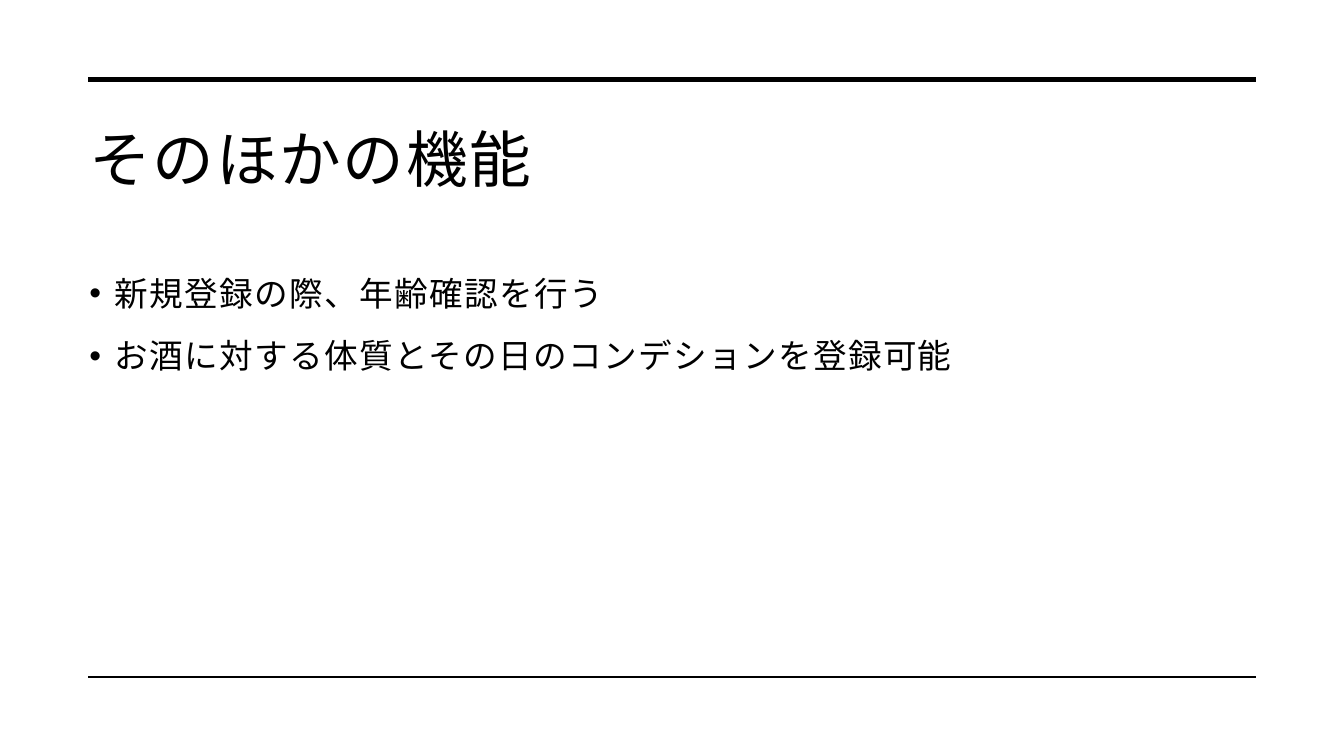
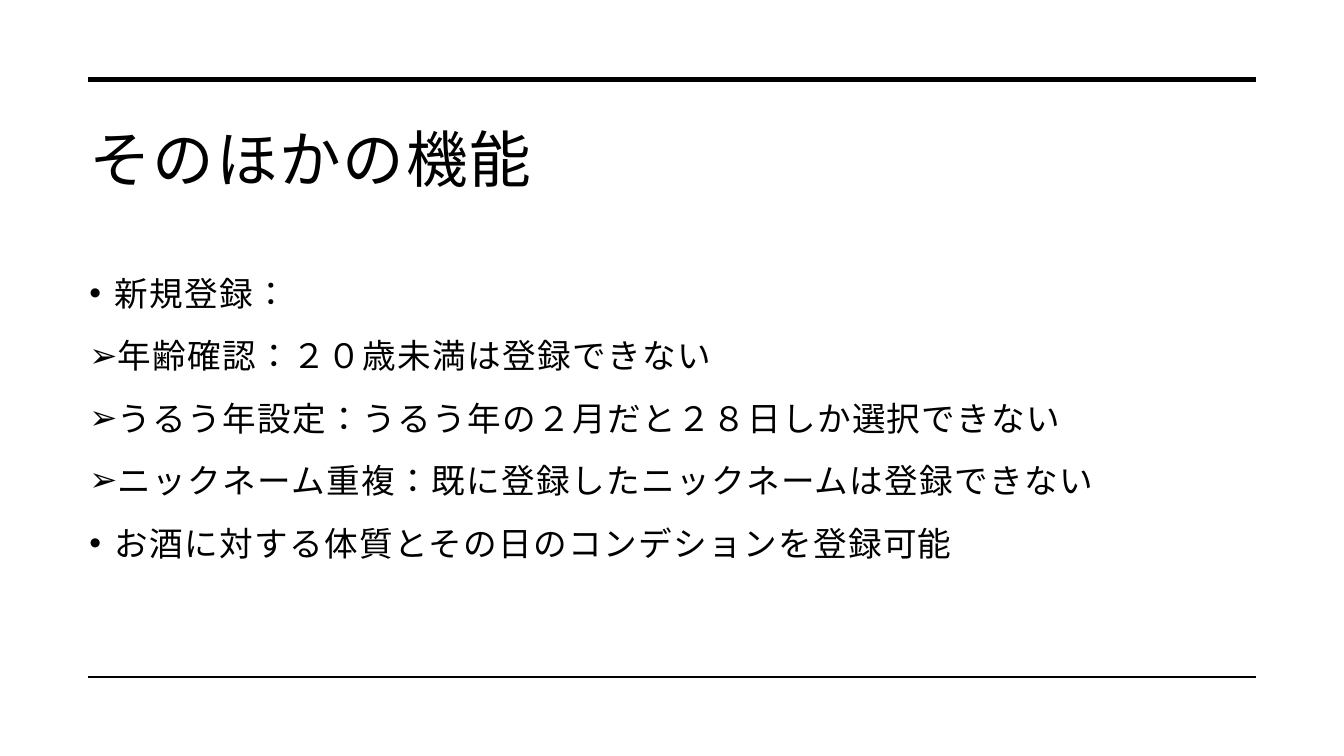
Before and after one commit to dojo2023/B-5, a slide deck: slide 9 of doc/Webアプリ成果発表.pptx. Drawn at 1344x756 pixels with LibreOffice and Linux fonts; fonts in the diff are those of the drawing. Boxes give left, top, right and bottom in pixels: in the first picture for what was removed or moved away, otherwise in the second. Text is boxed around its words. In the diff, an @@ line names an element or a change of style, - is before the commit and + after.

```diff
--- a/doc/Webアプリ成果発表.pptx
+++ b/doc/Webアプリ成果発表.pptx
@@ text at box(114, 277, 1093, 496): text changed @@
-• 新規登録の際、年齢確認を行う
+• 新規登録：
+➢ 年齢確認：２０歳未満は登録できない
+➢ うるう年設定：うるう年の２月だと２８日しか選択できない
+➢ ニックネーム重複：既に登録したニックネームは登録できない
```
Also in this commit, not shown: 1 other slide changed.
